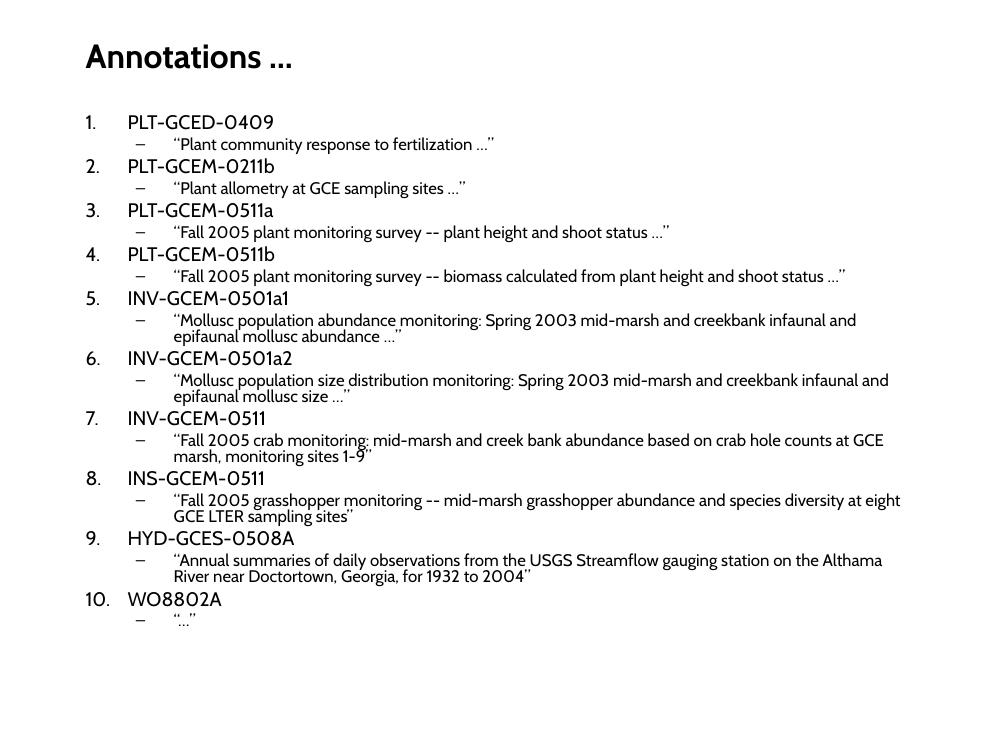
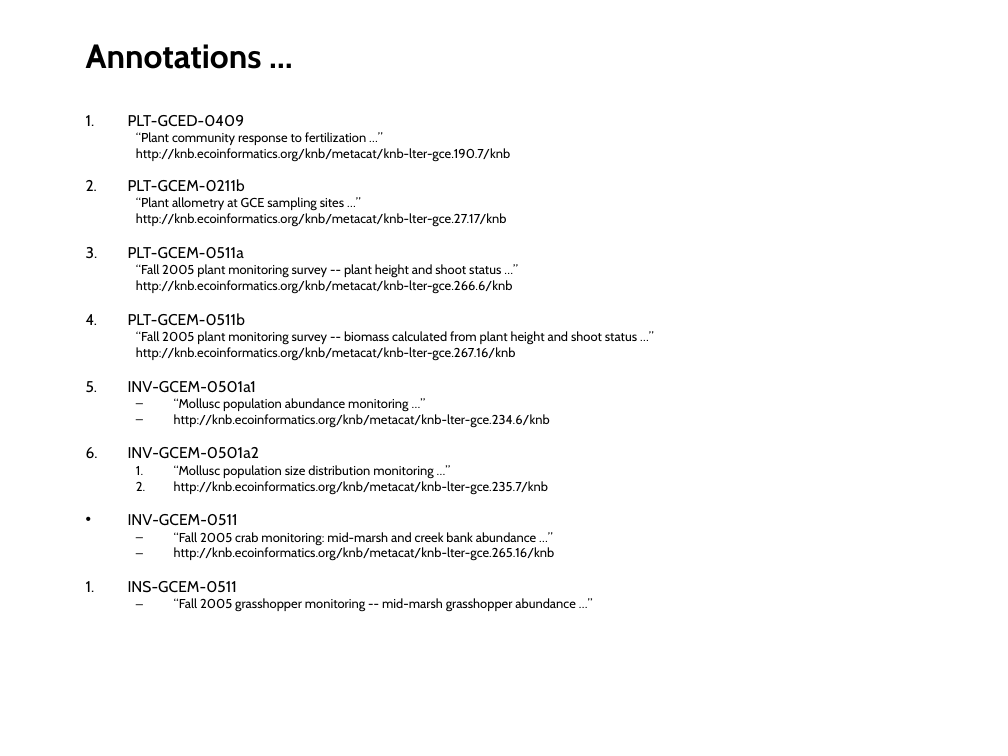
Before and after one commit to NCEAS/semtools, a slide deck: slide 2 of dev/sms/doc/gce-examples-2008.ppt. Drawn at 1008x756 pixels with LibreOffice and Linux fonts; fonts in the diff are those of the drawing. Boxes give left, top, right and bottom in pixels: in the first picture for what was removed or moved away, otherwise in the second. Text is boxed around its words. In the diff, an @@ line names an element or a change of style, - is before the commit and + after.

```diff
--- a/dev/sms/doc/gce-examples-2008.ppt
+++ b/dev/sms/doc/gce-examples-2008.ppt
@@ text at (128, 115, 637, 593): size 14 to 11.1 pt in "PLT-GCED-0409", "PLT-GCEM-0211b", "PLT-GCEM-0511a", "PLT-GCEM-0511b" and 4 more places; size 12 to 9.2 pt in "“Plant community response to fertilization …”", "“Plant allometry at GCE sampling sites …”", "“Fall 2005 plant monitoring survey -- plant ...", "“Fall 2005 plant monitoring survey -- biomass ..."; bullet – to none; bullet 1. to • @@
@@ text at (136, 148, 510, 162): paragraph added @@
+  http://knb.ecoinformatics.org/knb/metacat/knb-lter-gce.190.7/knb
@@ text at (136, 213, 507, 227): paragraph added @@
+  http://knb.ecoinformatics.org/knb/metacat/knb-lter-gce.27.17/knb
@@ text at (136, 280, 513, 294): paragraph added @@
+  http://knb.ecoinformatics.org/knb/metacat/knb-lter-gce.266.6/knb
@@ text at (174, 313, 857, 346): text changed; size 12 to 9.2 pt @@
-  – “Mollusc population abundance monitoring: Spring 2003 mid-marsh and creekbank infaunal and epifaunal mollusc abundance …”
+  – “Mollusc population abundance monitoring …”
+  – http://knb.ecoinformatics.org/knb/metacat/knb-lter-gce.234.6/knb
@@ text at (136, 347, 516, 361): paragraph added @@
+  http://knb.ecoinformatics.org/knb/metacat/knb-lter-gce.267.16/knb
@@ text at (174, 465, 548, 495): text changed; size 12 to 9.2 pt @@
-  – “Mollusc population size distribution monitoring: Spring 2003 mid-marsh and creekbank infaunal and epifaunal mollusc size …”
+  1. “Mollusc population size distribution monitoring …”
+  2. http://knb.ecoinformatics.org/knb/metacat/knb-lter-gce.235.7/knb
@@ text at (174, 532, 555, 561): text changed; size 12 to 9.2 pt @@
-  – “Fall 2005 crab monitoring: mid-marsh and creek bank abundance based on crab hole counts at GCE marsh, monitoring sites 1-9”
+  – “Fall 2005 crab monitoring: mid-marsh and creek bank abundance …”
+  – http://knb.ecoinformatics.org/knb/metacat/knb-lter-gce.265.16/knb
@@ text at (174, 598, 575, 612): text changed; size 12 to 9.2 pt @@
-  – “Fall 2005 grasshopper monitoring -- mid-marsh grasshopper abundance and species diversity at eight GCE LTER sampling sites”
-9. HYD-GCES-0508A
-  – “Annual summaries of daily observations from the USGS Streamflow gauging station on the Althama River near Doctortown, Georgia, for 1932 to 2004”
-10. WO8802A
-  – “…”
+  – “Fall 2005 grasshopper monitoring -- mid-marsh grasshopper abundance …”
```
Also in this commit, not shown: 8 other slides changed, 1 slide added, 1 other file.
